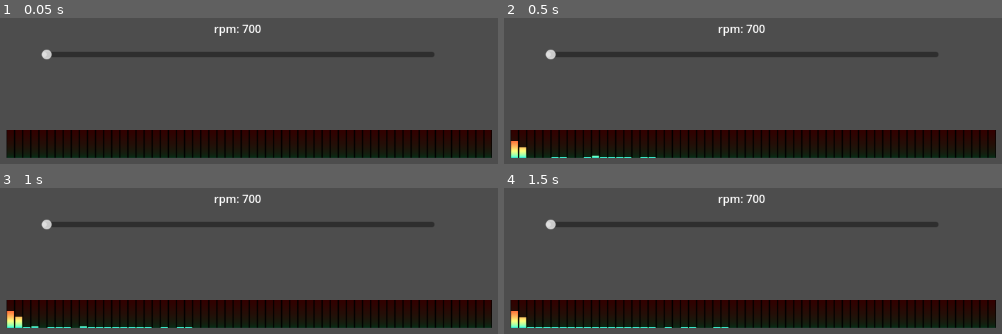
Above: before the commit, frames 1-4 (two rows, left to right).
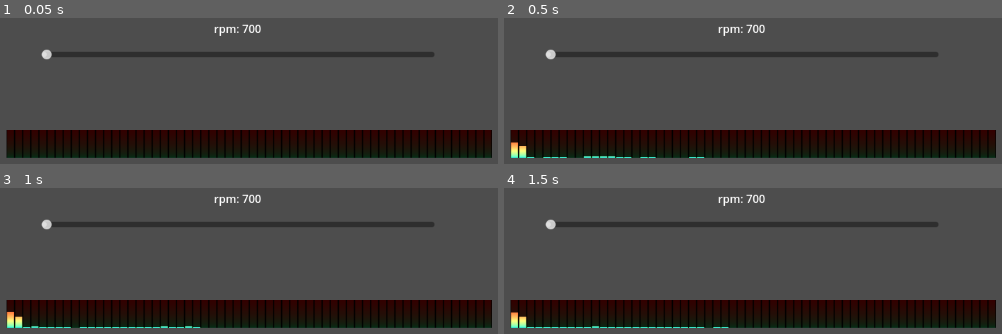
Above: after the commit, the same moments.

Repository: GrandClay/Engine-Sound-Synthesis-Demo
Game: Godot game, scene res://Source/control.tscn
Same seed, same stepped clock (60 frames per second), same inputs: the game is played once before the commit and once after it.
Inputs:
- Up to frame 1 (0.05 s): no input
- Up to frame 2 (0.5 s): no input
- Up to frame 3 (1 s): tap Enter at 0.5 s
- Up to frame 4 (1.5 s): tap Space at 1.25 s

Frame 1 is identical in both runs. In frame 2, 0.1% of the frame differs, in the area x 1-41%, y 84-96%; in frame 3, less than 0.1%; in frame 4, less than 0.1%.

Commit message:
added chorus effect to work as exhaust - to be implemented in code later.

Diff:
--- a/default_bus_layout.tres
+++ b/default_bus_layout.tres
@@ -3,14 +3,8 @@
 [sub_resource type="AudioEffectSpectrumAnalyzer" id="AudioEffectSpectrumAnalyzer_flc5u"]
 resource_name = "SpectrumAnalyzer"
 
-[sub_resource type="AudioEffectReverb" id="AudioEffectReverb_cdk01"]
-resource_name = "Reverb"
-predelay_msec = 50.0
-predelay_feedback = 0.25
-room_size = 0.1
-damping = 0.2
-spread = 0.4
-wet = 0.15
+[sub_resource type="AudioEffectChorus" id="AudioEffectChorus_dtb5v"]
+resource_name = "Chorus"
 
 [resource]
 bus/0/effect/0/effect = SubResource("AudioEffectSpectrumAnalyzer_flc5u")
@@ -21,5 +15,5 @@
 bus/1/bypass_fx = false
 bus/1/volume_db = 0.0
 bus/1/send = &"Master"
-bus/1/effect/0/effect = SubResource("AudioEffectReverb_cdk01")
-bus/1/effect/0/enabled = false
+bus/1/effect/0/effect = SubResource("AudioEffectChorus_dtb5v")
+bus/1/effect/0/enabled = true
